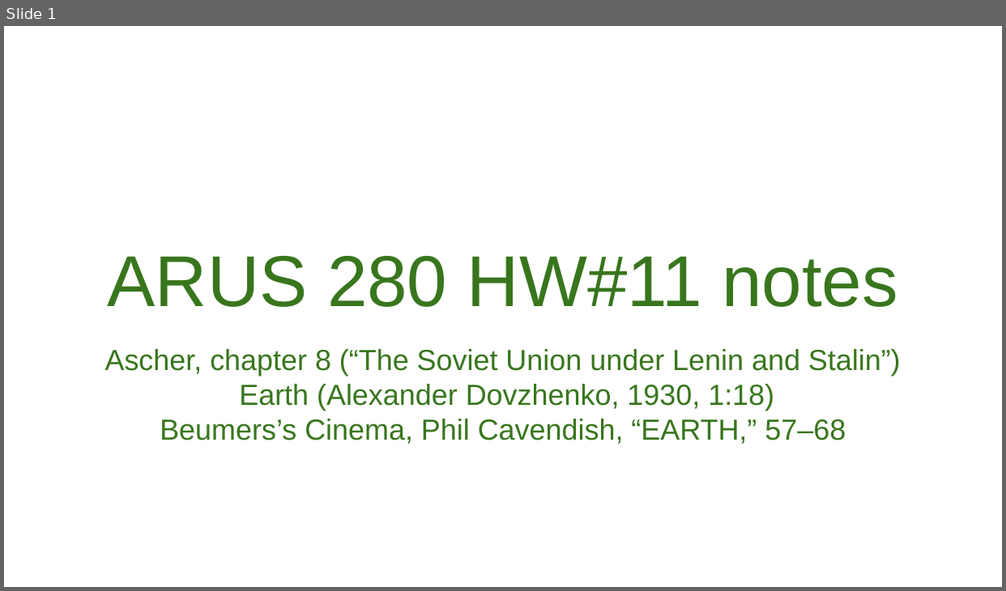
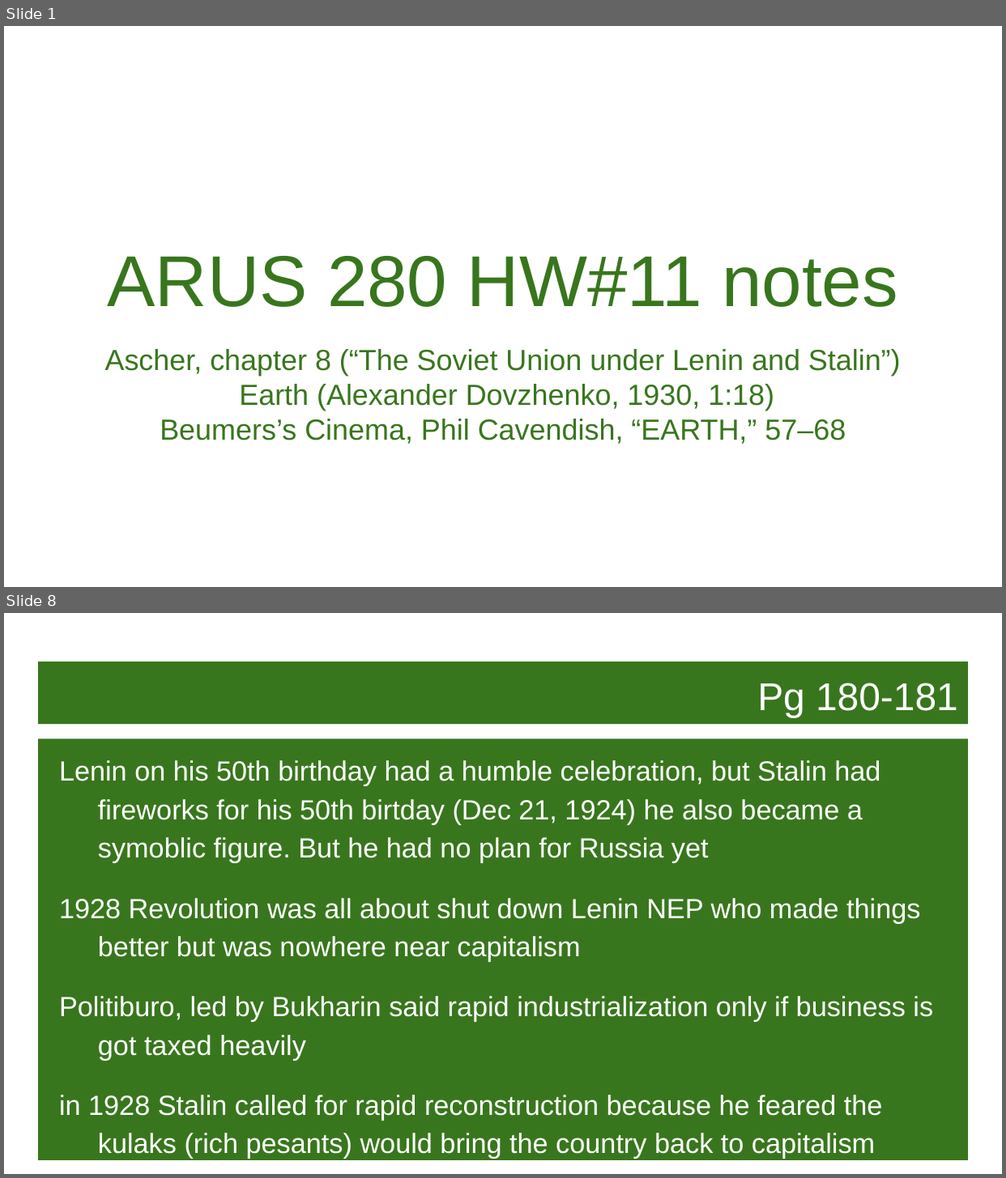
Before and after one commit to MichaelOdumosu57/Spring_2017, a slide deck: Spring 2017 Semester/Music or Arts/ARUS HW/11 ARUS HW/ARUS 280 HW#11 notes.pptx. Shown one above the other, each under a label of ours: slide 1 before the commit, slides 1 and 8 after it; the slides between them are not shown. The pictures are 1006x591 and 1006x1178 pixels, drawn with LibreOffice and Linux fonts; fonts in the diff are those of the drawing; background and template pictures are left out. Boxes give left, top, right and bottom in pixels: in the first picture for what was removed or moved away, otherwise in the second. Text is boxed around its words. In the diff, an @@ line names an element or a change of style, - is before the commit and + after.

```diff
--- a/Spring 2017 Semester/Music or Arts/ARUS HW/11 ARUS HW/ARUS 280 HW#11 notes.pptx
+++ b/Spring 2017 Semester/Music or Arts/ARUS HW/11 ARUS HW/ARUS 280 HW#11 notes.pptx
@@ slide 8 added at bbox=[4, 613, 1002, 1174], background picture (left out) @@
@@ title added at bbox=[38, 662, 968, 725], fill #38761D, 28 pt, text #FFFFFF @@
+Pg 180-181
@@ text added at bbox=[38, 739, 968, 1161], fill #38761D, 20 pt, text #FFFFFF @@
+Lenin on his 50th birthday had a humble celebration, but Stalin had fireworks for his 50th birtday (Dec 21, 1924) he also became a symoblic figure. But he had no plan for Russia yet
+1928 Revolution was all about shut down Lenin NEP who made things better but was nowhere near capitalism
+Politiburo, led by Bukharin said rapid industrialization only if business is got taxed heavily
+in 1928 Stalin called for rapid reconstruction because he feared the kulaks (rich pesants) would bring the country back to capitalism
```
Also in this commit, not shown: 4 slides changed, 14 other slides added, 1 slide removed, 42 other files.
